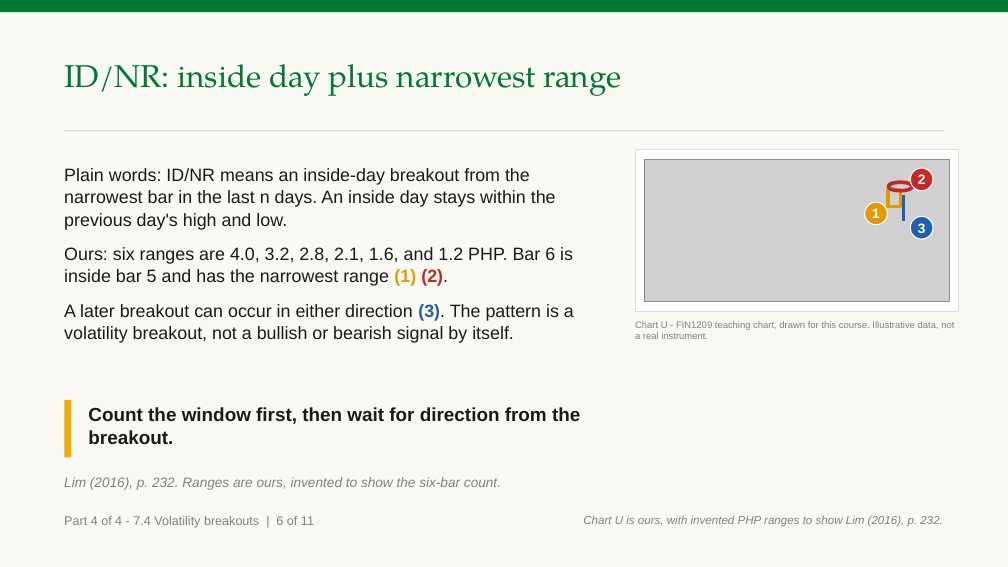
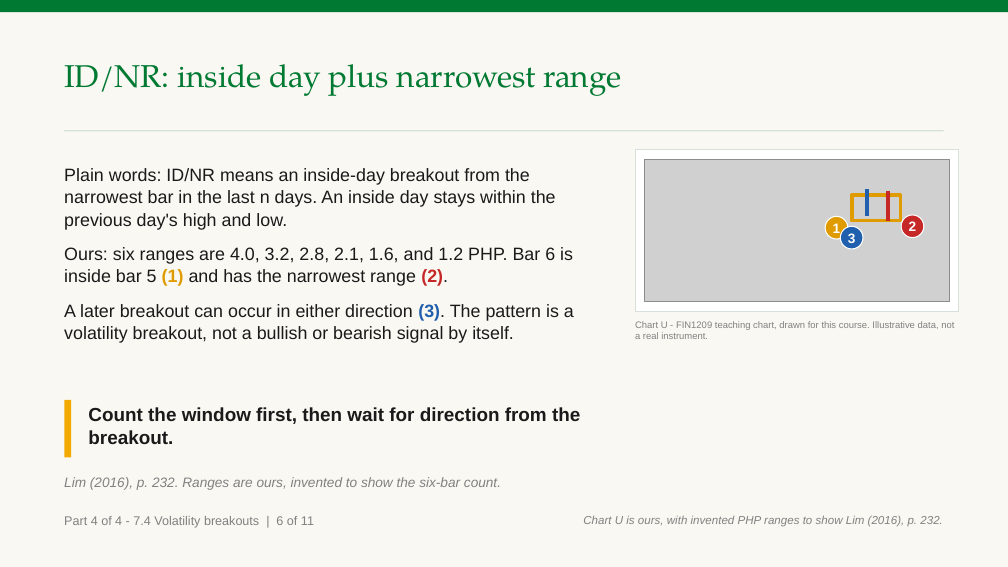
Before and after one commit to benjiesotelo-sudo/Telos_FIN1209, a slide deck: slide 21 of chapter-07/FIN1209-Chapter-07.pptx. Drawn at 1008x567 pixels with LibreOffice and Linux fonts; fonts in the diff are those of the drawing; grey boxes stand for pictures. Boxes give left, top, right and bottom in pixels: in the first picture for what was removed or moved away, otherwise in the second. Text is boxed around its words. In the diff, an @@ line names an element or a change of style, - is before the commit and + after.

```diff
--- a/chapter-07/FIN1209-Chapter-07.pptx
+++ b/chapter-07/FIN1209-Chapter-07.pptx
@@ rectangle: place and size @@
-rectangle at [889, 189, 901, 206]
+rectangle at [852, 195, 901, 221]
@@ line moved from (904, 195) - (904, 221) to (867, 189) - (867, 216) @@
@@ ellipse removed at [889, 182, 913, 191] @@
@@ line added from (889, 191) to (889, 221), #C62828 3.5 pt @@
@@ ellipse "1": place and size @@
-ellipse "1" at [865, 202, 888, 225]
+ellipse "1" at [825, 216, 848, 239]
@@ ellipse "3": place and size @@
-ellipse "3" at [910, 216, 933, 239]
+ellipse "3" at [841, 226, 864, 249]
@@ ellipse "2": place and size @@
-ellipse "2" at [910, 168, 933, 191]
+ellipse "2" at [901, 215, 924, 237]
@@ text at [64, 247, 573, 286]: text changed @@
-Ours: six ranges are 4.0, 3.2, 2.8, 2.1, 1.6, and 1.2 PHP. Bar 6 is inside bar 5 and has the narrowest range (1) (2).
+Ours: six ranges are 4.0, 3.2, 2.8, 2.1, 1.6, and 1.2 PHP. Bar 6 is inside bar 5 (1) and has the narrowest range (2).
```
Also in this commit, not shown: 7 other slides changed, 1 other file.
